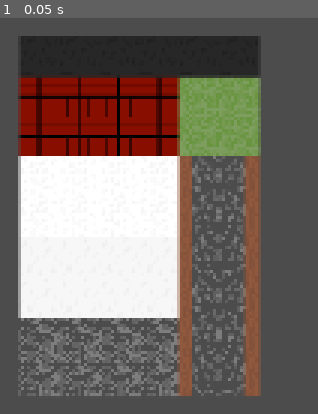
Above: before the commit, frame 1.
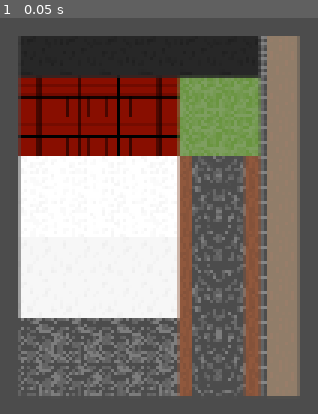
Above: after the commit, the same moment.

Repository: ordinary-dev/student-quest
Game: Godot game, scene res://Scenes/street.tscn
Same seed, same stepped clock (60 frames per second), same inputs: the game is played once before the commit and once after it. This scene is started directly instead of the project's main scene.
Inputs:
- Up to frame 1 (0.05 s): no input

The runs differ from the first frame. In frame 1, 9.9% of the frame differs, in the area x 82-95%, y 4-96%.

Commit message:
Add fence texture

Diff:
--- a/Scenes/street.tscn
+++ b/Scenes/street.tscn
@@ -8,4 +8,4 @@
 tile_set = ExtResource( 1 )
 cell_size = Vector2( 32, 32 )
 format = 1
-tile_data = PoolIntArray( 655361, 5, 0, 655362, 5, 0, 655363, 5, 0, 655364, 5, 0, 655365, 5, 0, 655366, 5, 0, 720897, 6, 0, 720898, 6, 0, 720899, 6, 0, 720900, 6, 0, 720901, 7, 0, 720902, 7, 0, 786433, 6, 0, 786434, 6, 0, 786435, 6, 0, 786436, 6, 0, 786437, 7, 0, 786438, 7, 0, 851969, 1, 0, 851970, 1, 0, 851971, 1, 0, 851972, 1, 0, 851973, 536870920, 0, 851974, 8, 0, 917505, 1, 0, 917506, 1, 0, 917507, 1, 0, 917508, 1, 0, 917509, 536870920, 0, 917510, 8, 0, 983041, 2, 0, 983042, 2, 0, 983043, 2, 0, 983044, 2, 0, 983045, 536870920, 0, 983046, 8, 0, 1048577, 2, 0, 1048578, 2, 0, 1048579, 2, 0, 1048580, 2, 0, 1048581, 536870920, 0, 1048582, 8, 0, 1114113, 0, 0, 1114114, 0, 0, 1114115, 0, 0, 1114116, 0, 0, 1114117, 536870920, 0, 1114118, 8, 0, 1179649, 0, 0, 1179650, 0, 0, 1179651, 0, 0, 1179652, 0, 0, 1179653, 536870920, 0, 1179654, 8, 0 )
+tile_data = PoolIntArray( 655361, 5, 0, 655362, 5, 0, 655363, 5, 0, 655364, 5, 0, 655365, 5, 0, 655366, 5, 0, 655367, 10, 0, 720897, 6, 0, 720898, 6, 0, 720899, 6, 0, 720900, 6, 0, 720901, 7, 0, 720902, 7, 0, 720903, 10, 0, 786433, 6, 0, 786434, 6, 0, 786435, 6, 0, 786436, 6, 0, 786437, 7, 0, 786438, 7, 0, 786439, 10, 0, 851969, 1, 0, 851970, 1, 0, 851971, 1, 0, 851972, 1, 0, 851973, 536870920, 0, 851974, 8, 0, 851975, 10, 0, 917505, 1, 0, 917506, 1, 0, 917507, 1, 0, 917508, 1, 0, 917509, 536870920, 0, 917510, 8, 0, 917511, 10, 0, 983041, 2, 0, 983042, 2, 0, 983043, 2, 0, 983044, 2, 0, 983045, 536870920, 0, 983046, 8, 0, 983047, 10, 0, 1048577, 2, 0, 1048578, 2, 0, 1048579, 2, 0, 1048580, 2, 0, 1048581, 536870920, 0, 1048582, 8, 0, 1048583, 10, 0, 1114113, 0, 0, 1114114, 0, 0, 1114115, 0, 0, 1114116, 0, 0, 1114117, 536870920, 0, 1114118, 8, 0, 1114119, 10, 0, 1179649, 0, 0, 1179650, 0, 0, 1179651, 0, 0, 1179652, 0, 0, 1179653, 536870920, 0, 1179654, 8, 0, 1179655, 10, 0 )
--- a/Tilemaps/street.tres
+++ b/Tilemaps/street.tres
@@ -108,3 +108,13 @@
 9/navigation_offset = Vector2( 0, 0 )
 9/shapes = [  ]
 9/z_index = 0
+10/name = "street.png 10"
+10/texture = ExtResource( 1 )
+10/tex_offset = Vector2( 0, 0 )
+10/modulate = Color( 1, 1, 1, 1 )
+10/region = Rect2( 64, 64, 32, 32 )
+10/tile_mode = 0
+10/occluder_offset = Vector2( 0, 0 )
+10/navigation_offset = Vector2( 0, 0 )
+10/shapes = [  ]
+10/z_index = 0
Binary file changed: Tilemaps/.street/zabor_3.png
Binary file changed: Tilemaps/street.png
